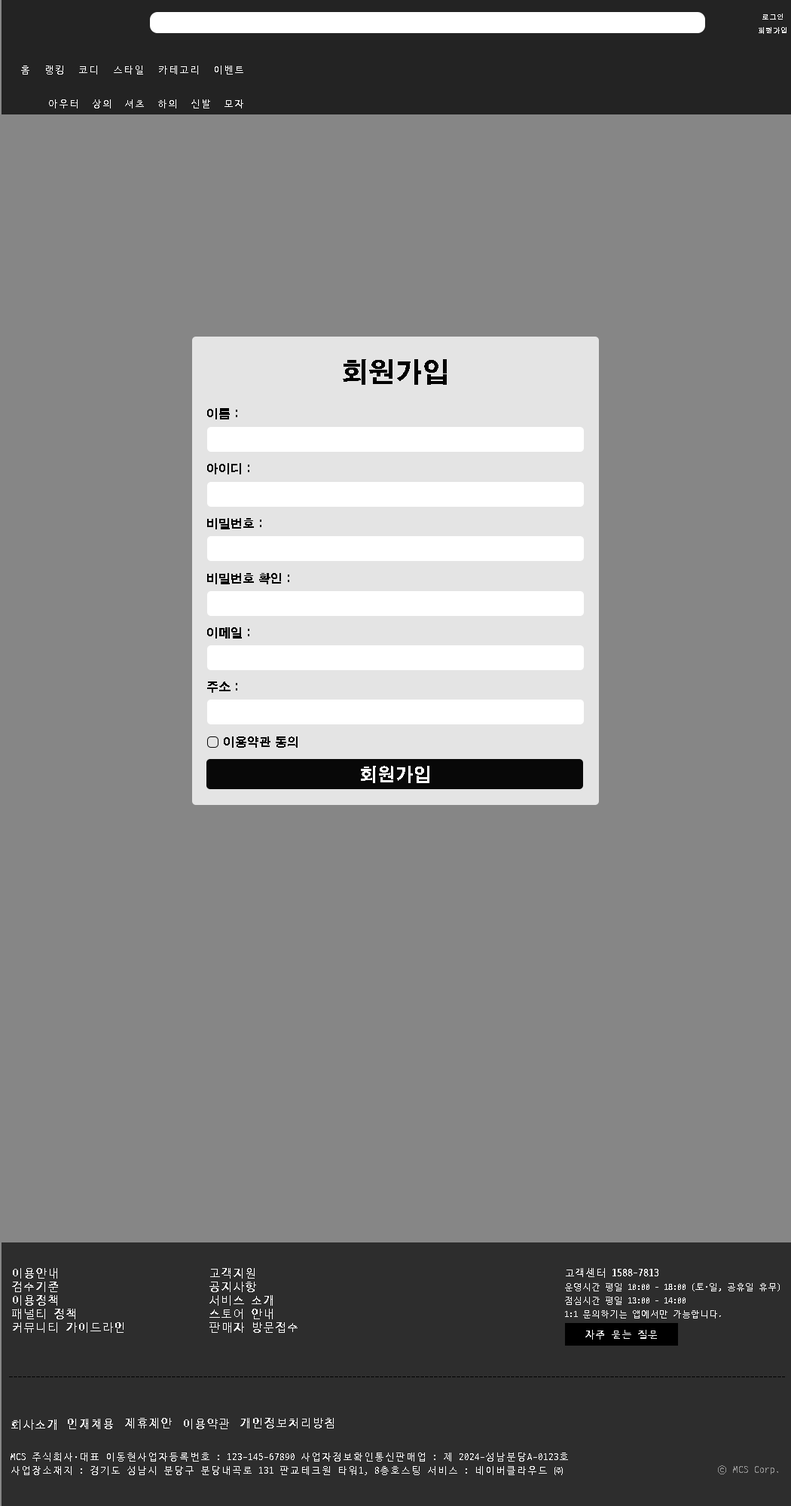
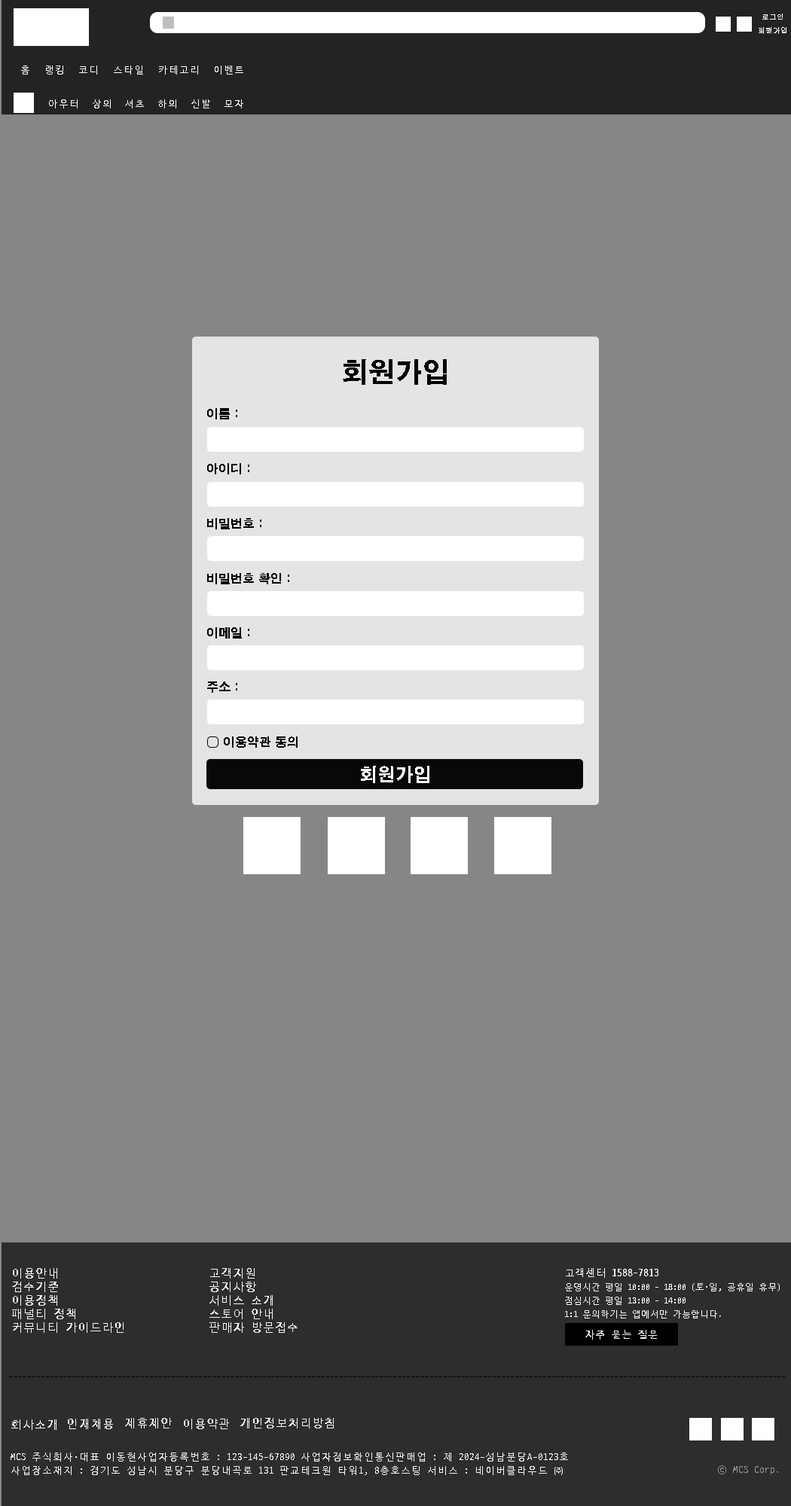
Before/after of a 791×1506 layered artwork. What changed in the layer stack:
added layer "Rectangle 1" in group "top-left" over [left=13, top=8, right=89, bottom=46]
added layer "Rectangle 2" in group "tio-middle" over [left=162, top=16, right=174, bottom=29]
added layer "Rectangle 3 copy" in group "top-right" over [left=736, top=16, right=752, bottom=32]
added layer "Rectangle 3" in group "top-right" over [left=715, top=16, right=731, bottom=32]
added layer "Rectangle 4" in group "bottom" over [left=13, top=92, right=34, bottom=113]
added layer "Rectangle 5 copy 3" in group "sns" over [left=494, top=817, right=552, bottom=875]
added layer "Rectangle 5 copy 2" in group "sns" over [left=410, top=817, right=468, bottom=875]
added layer "Rectangle 5 copy" in group "sns" over [left=327, top=817, right=385, bottom=875]
added layer "Rectangle 5" in group "sns" over [left=243, top=817, right=301, bottom=875]
added layer "Rectangle 6 copy 2" in group "sns-img" over [left=751, top=1418, right=775, bottom=1441]
added layer "Rectangle 6 copy" in group "sns-img" over [left=720, top=1418, right=744, bottom=1441]
added layer "Rectangle 6" in group "sns-img" over [left=689, top=1418, right=712, bottom=1441]
